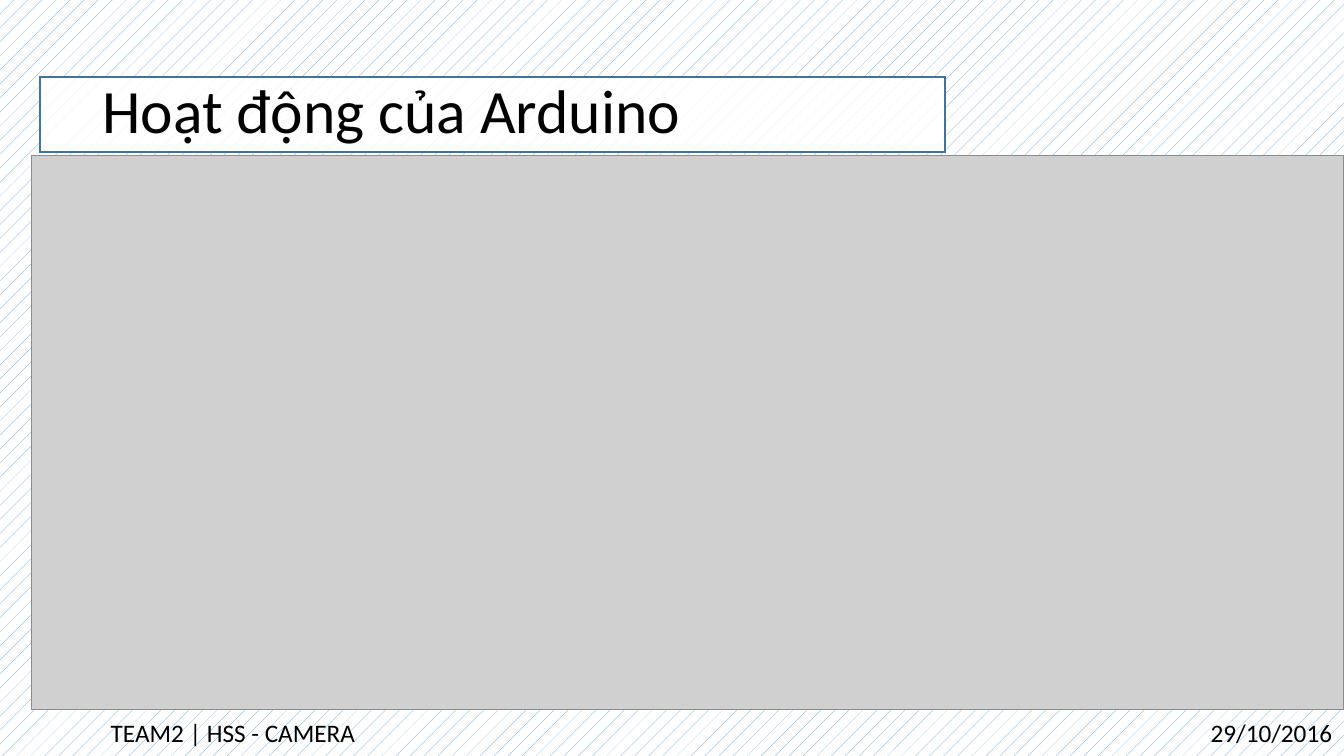
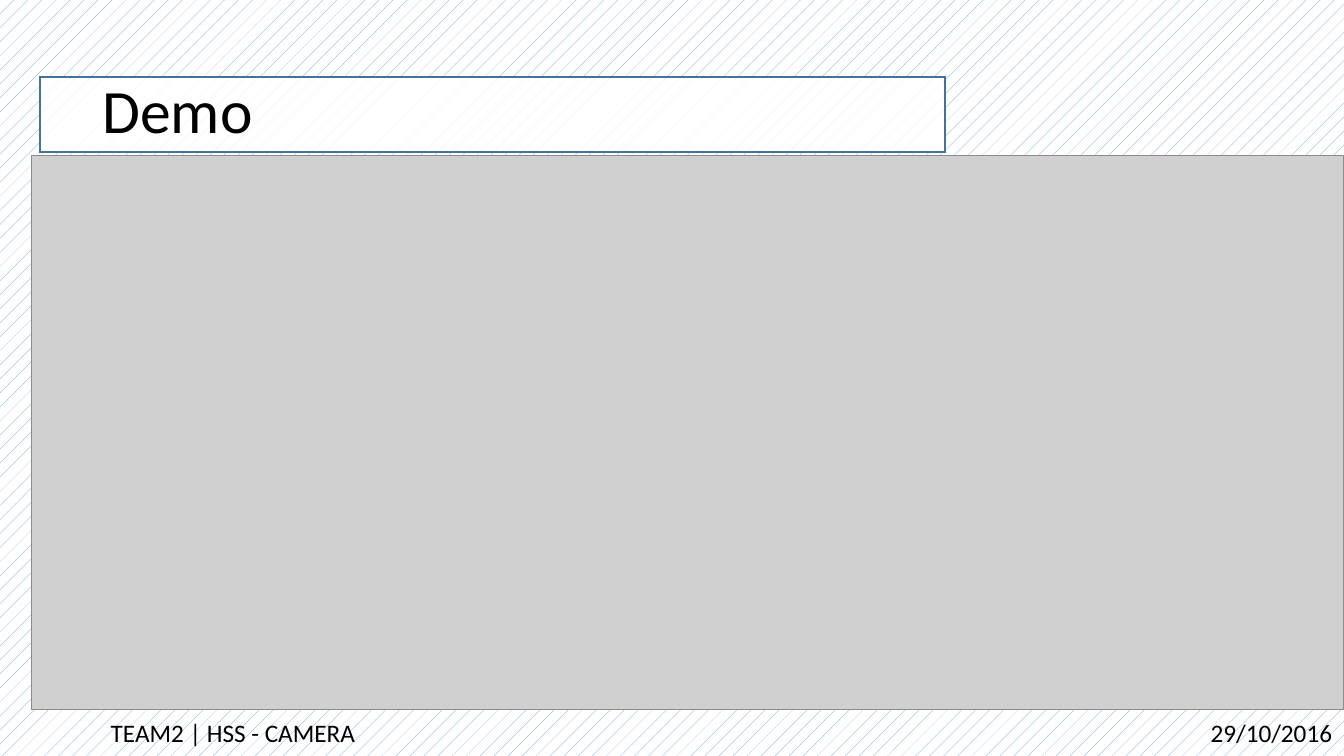
Before and after one commit to tandat2209/hss-cam, a slide deck: slide 11 of hss-cam-slide.pptx (slide 9 before the commit). Drawn at 1344x756 pixels with LibreOffice and Linux fonts; fonts in the diff are those of the drawing; grey boxes stand for pictures; background and template pictures are left out. Boxes give left, top, right and bottom in pixels: in the first picture for what was removed or moved away, otherwise in the second. Text is boxed around its words. In the diff, an @@ line names an element or a change of style, - is before the commit and + after.

Commit message:
Ready for demo

```diff
--- a/hss-cam-slide.pptx
+++ b/hss-cam-slide.pptx
@@ title at bbox=[102, 93, 252, 134]: text changed @@
-Hoạt động của Arduino
+Demo
```
Also in this commit, not shown: 2 other slides changed, 2 slides added, 5 other files.
